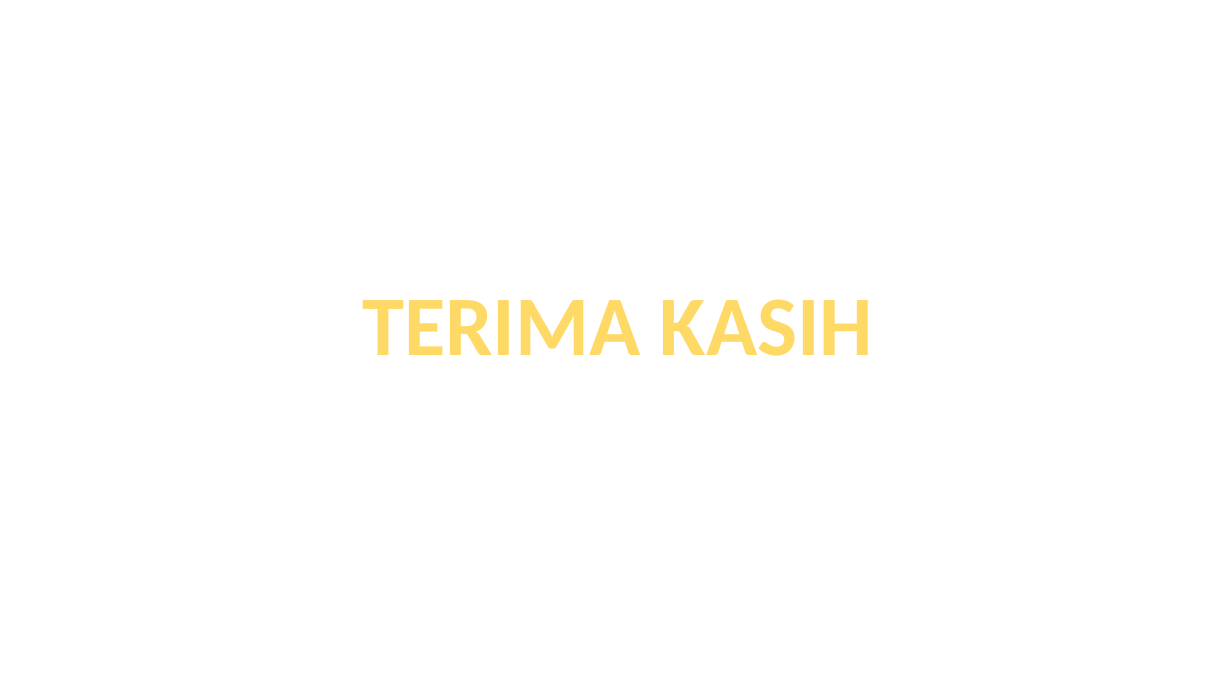
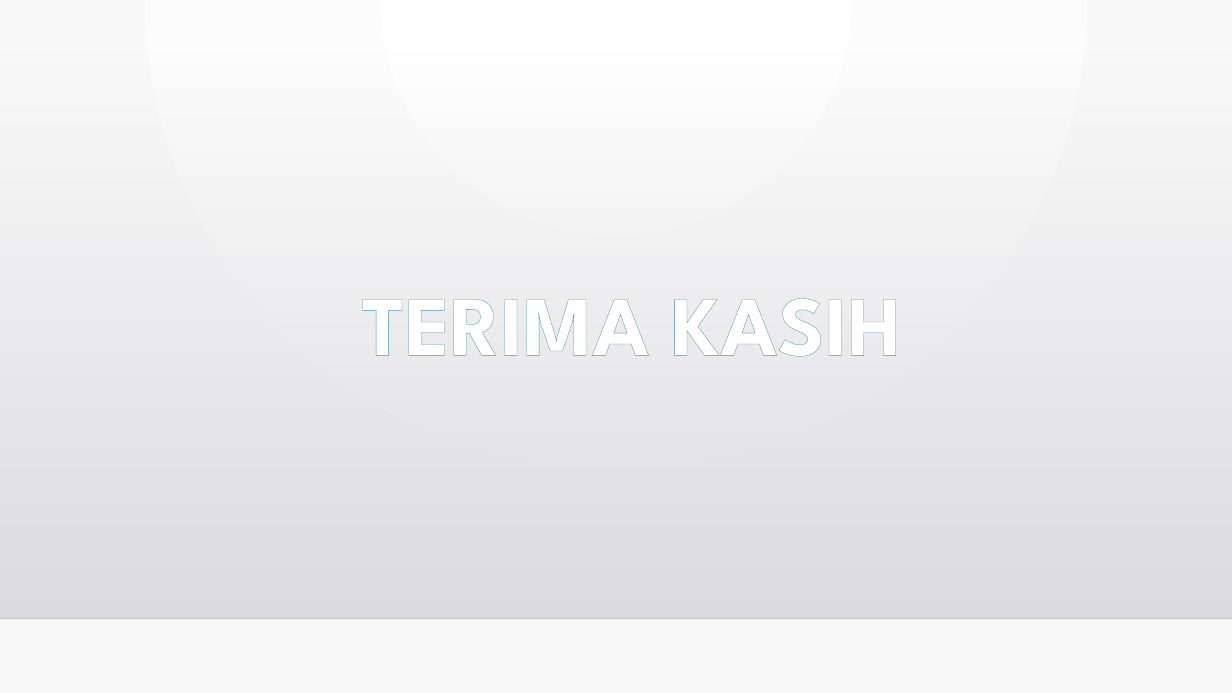
Before and after one commit to regipurnama/renbutbaru, a slide deck: slide 11 of assets/file/buku_petunjuk_rkbu.pptx (slide 10 before the commit). Drawn at 1232x693 pixels with LibreOffice and Linux fonts; fonts in the diff are those of the drawing; background and template pictures are left out. Boxes give left, top, right and bottom in pixels: in the first picture for what was removed or moved away, otherwise in the second. Text is boxed around its words. In the diff, an @@ line names an element or a change of style, - is before the commit and + after.

```diff
--- a/assets/file/buku_petunjuk_rkbu.pptx
+++ b/assets/file/buku_petunjuk_rkbu.pptx
@@ background #FFFFFF to gradient #FFFFFF to #FAFAFA @@
@@ rectangle added at (0,47,1232,618), fill gradient #DCDCE0 to #DEDEE2 @@
@@ text "TERIMA KASIH" at (362,298,902,357): font Calibri to League Spartan, text colour gradient #FFC000 to #FFD966 to #FFF2CC to #FFFFFF, letter outline #FFC000 1 pt to #4294B6 0.52 pt @@
@@ line added from (0, 618) to (1232, 618), #000001 1 pt @@
```
Also in this commit, not shown: 8 other slides changed, 2 slides added, 1 slide removed, 2 other files.
